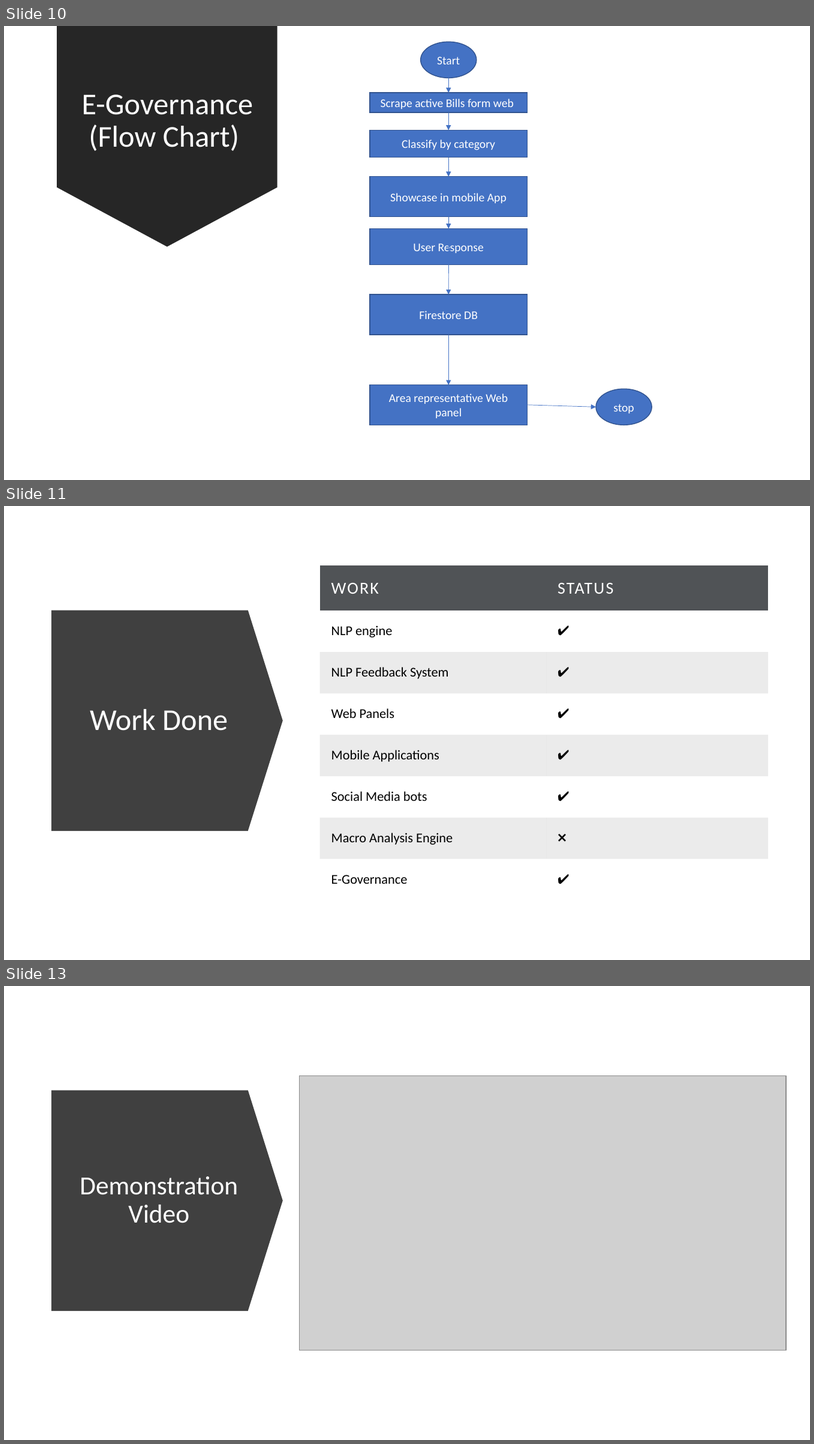
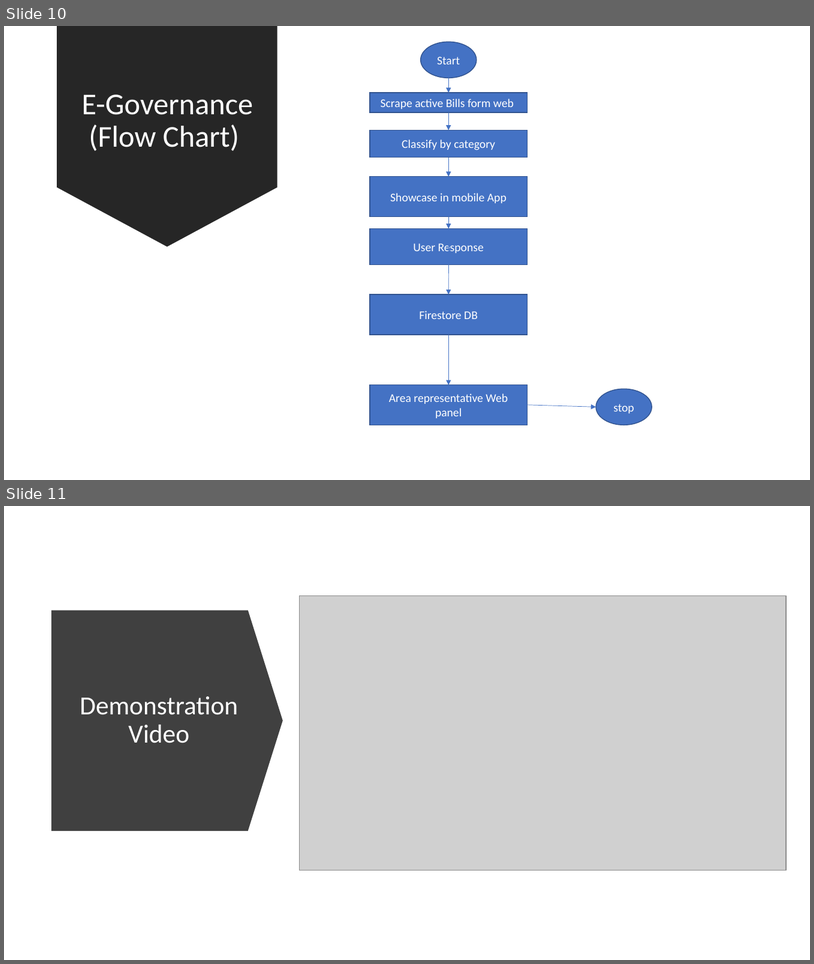
Before and after one commit to kaiwalya4850/Direct_Democracy, a slide deck: For The People.pptx. Shown one above the other, each under a label of ours: slides 10, 11 and 13 before the commit, slides 10 and 11 after it; the slides between them are not shown. The pictures are 814x1444 and 814x964 pixels, drawn with LibreOffice and Linux fonts; fonts in the diff are those of the drawing; grey boxes stand for pictures. Boxes give left, top, right and bottom in pixels: in the first picture for what was removed or moved away, otherwise in the second. Text is boxed around its words. In the diff, an @@ line names an element or a change of style, - is before the commit and + after.

```diff
--- a/For The People.pptx
+++ b/For The People.pptx
@@ slide 11 removed at box(4, 506, 810, 960), background #FFFFFF @@
@@ table removed at box(320, 565, 768, 900), 8 rows, 2 columns @@
-WORK | STATUS
-NLP engine | ✔
-NLP Feedback System | ✔
-Web Panels | ✔
-Mobile Applications | ✔
-Social Media bots | ✔
-Macro Analysis Engine | ❌
-E-Governance | ✔
@@ down arrow removed at box(52, 610, 284, 831) @@
@@ title removed at box(90, 709, 228, 730) @@
-Work Done
@@ what was slide 13 is now slide 11 @@
```
Also in this commit, not shown: 1 other slide removed.
